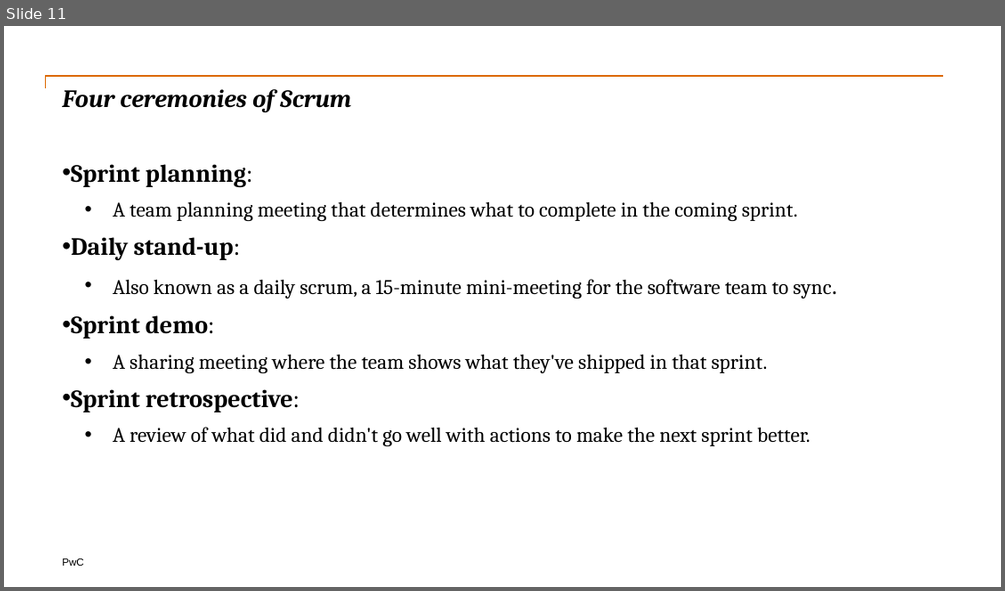
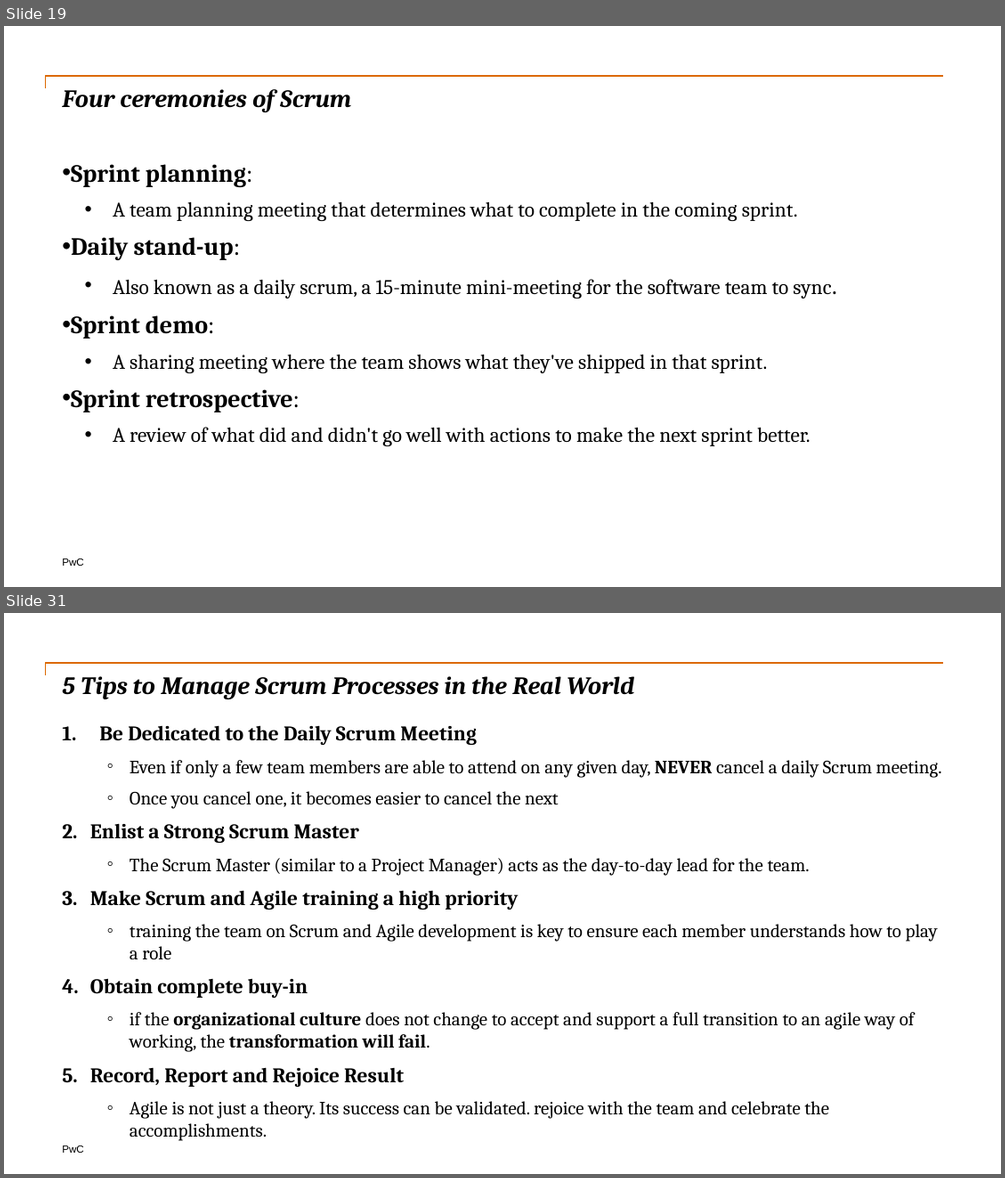
Before and after one commit to nadee158/reference_docs, a slide deck: doc/scrum_introduction.pptx. Shown one above the other, each under a label of ours: slide 11 before the commit, slides 19 and 31 after it; the slides between them are not shown. The pictures are 1005x591 and 1005x1178 pixels, drawn with LibreOffice and Linux fonts; fonts in the diff are those of the drawing. Boxes give left, top, right and bottom in pixels: in the first picture for what was removed or moved away, otherwise in the second. Text is boxed around its words. In the diff, an @@ line names an element or a change of style, - is before the commit and + after.

```diff
--- a/doc/scrum_introduction.pptx
+++ b/doc/scrum_introduction.pptx
@@ slide 31 added at box(4, 613, 1001, 1174), background #FFFFFF; not listed: 2 template elements that a slide beside it also shows @@
@@ title added at box(62, 676, 634, 699), 24 pt, text #000000, bold, italic @@
+5 Tips to Manage Scrum Processes in the Real World
@@ text added at box(90, 725, 942, 1141), 18 pt, text #000000 @@
+  1. Be Dedicated to the Daily Scrum Meeting
+      ◦ Even if only a few team members are able to attend on any given day, NEVER cancel a daily Scrum meeting.
+      ◦ Once you cancel one, it becomes easier to cancel the next
+  2. Enlist a Strong Scrum Master
+      ◦ The Scrum Master (similar to a Project Manager) acts as the day-to-day lead for the team.
+  3. Make Scrum and Agile training a high priority
+      ◦ training the team on Scrum and Agile development is key to ensure each member understands how to play a role
+  4. Obtain complete buy-in
+      ◦ if the organizational culture does not change to accept and support a full transition to an agile way of working, the transformation will fail.
+  5. Record, Report and Rejoice Result
+      ◦ Agile is not just a theory. Its success can be validated. rejoice with the team and celebrate the accomplishments.
@@ what was slide 11 is now slide 19 @@
```
Also in this commit, not shown: 15 slides changed, 14 other slides added, 2 other files.
